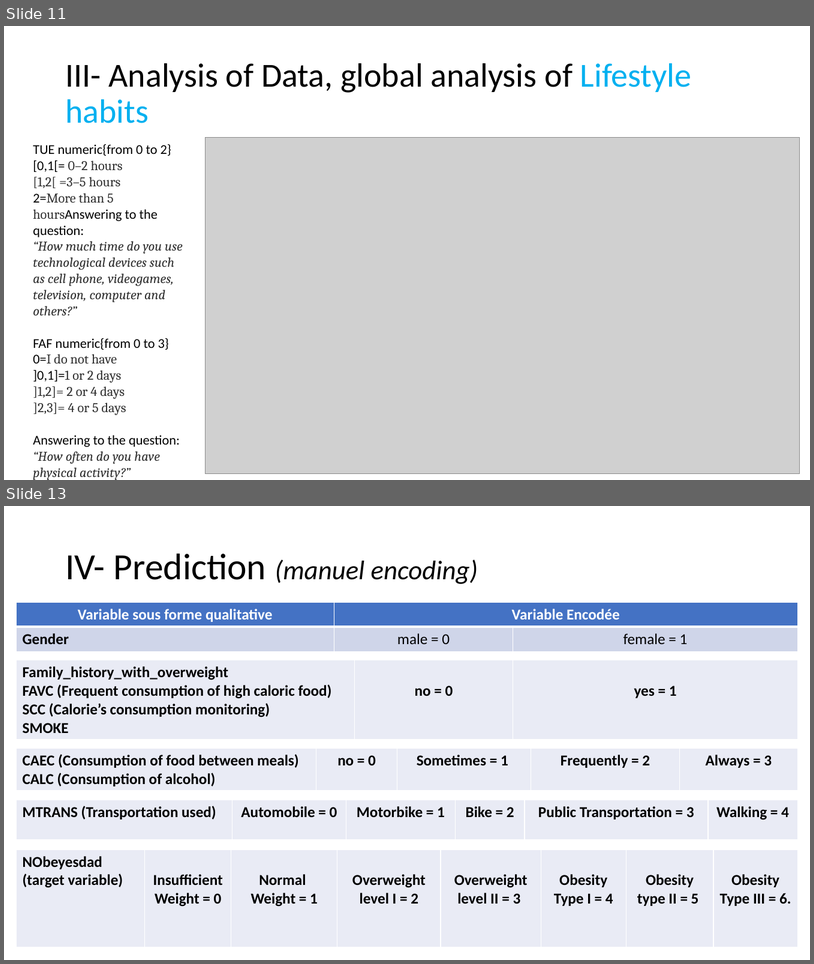
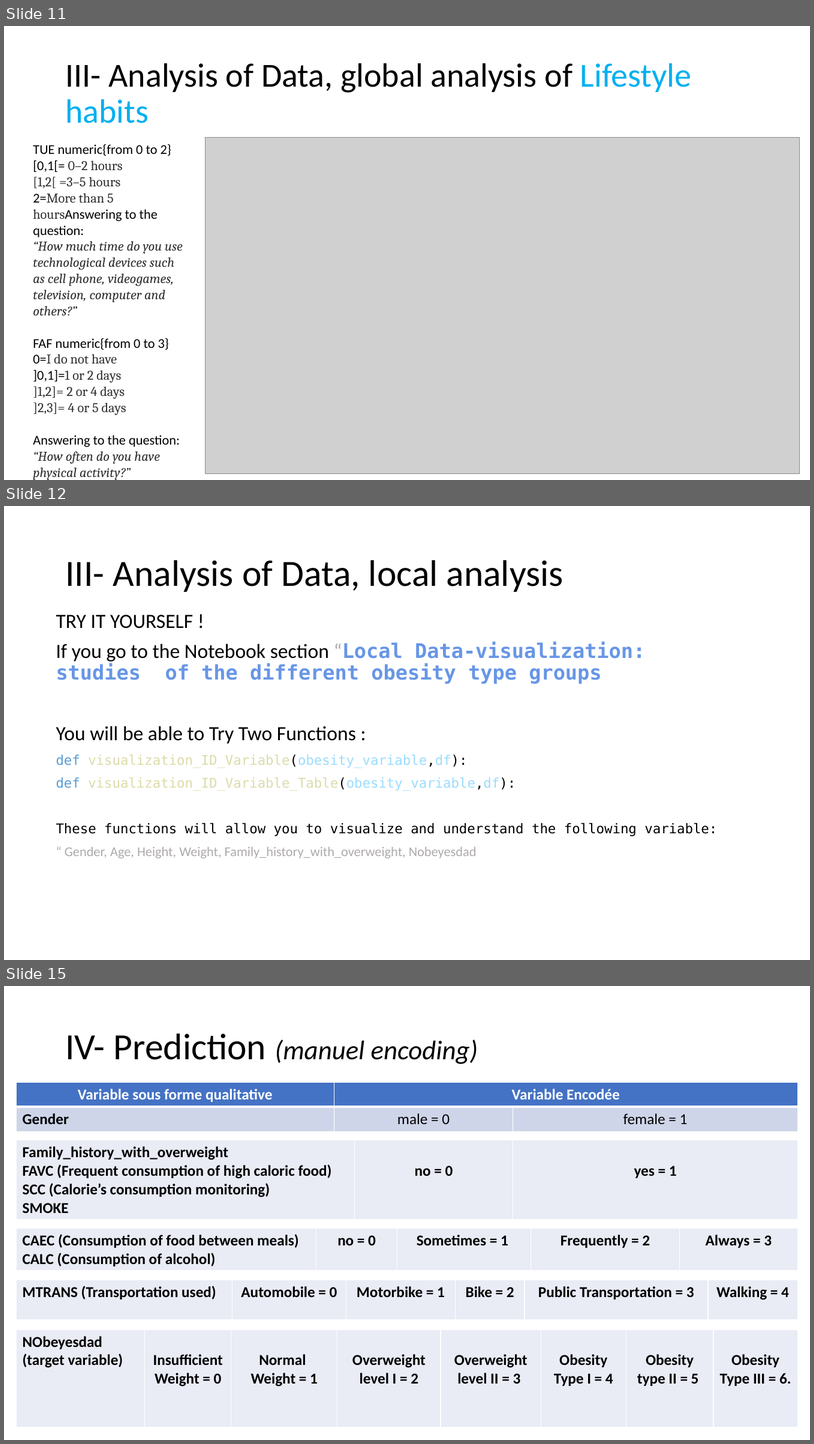
Before and after one commit to Leodespt/Projet_Python, a slide deck: Presentation_Python.pptx. Shown one above the other, each under a label of ours: slides 11 and 13 before the commit, slides 11, 12 and 15 after it; the slides between them are not shown. The pictures are 814x964 and 814x1444 pixels, drawn with LibreOffice and Linux fonts; fonts in the diff are those of the drawing; grey boxes stand for pictures. Boxes give left, top, right and bottom in pixels: in the first picture for what was removed or moved away, otherwise in the second. Text is boxed around its words. In the diff, an @@ line names an element or a change of style, - is before the commit and + after.

```diff
--- a/Presentation_Python.pptx
+++ b/Presentation_Python.pptx
@@ slide 12 added at <box>4,506,810,960</box>, background #FFFFFF @@
@@ title added at <box>65,560,564,592</box>, 44 pt, text #000000 @@
+III- Analysis of Data, local analysis
@@ text added at <box>56,615,717,858</box>, 16 pt, text #000000 @@
+TRY IT YOURSELF !
+If you go to the Notebook section “Local Data-visualization: studies of the different obesity type groups
+You will be able to Try Two Functions :
+def visualization_ID_Variable(obesity_variable,df):
+def visualization_ID_Variable_Table(obesity_variable,df):
+These functions will allow you to visualize and understand the following variable:
+“ Gender, Age, Height, Weight, Family_history_with_overweight, Nobeyesdad
@@ what was slide 13 is now slide 15 @@
```
Also in this commit, not shown: 2 slides changed, 6 other slides added, 1 slide removed, 1 other file.
